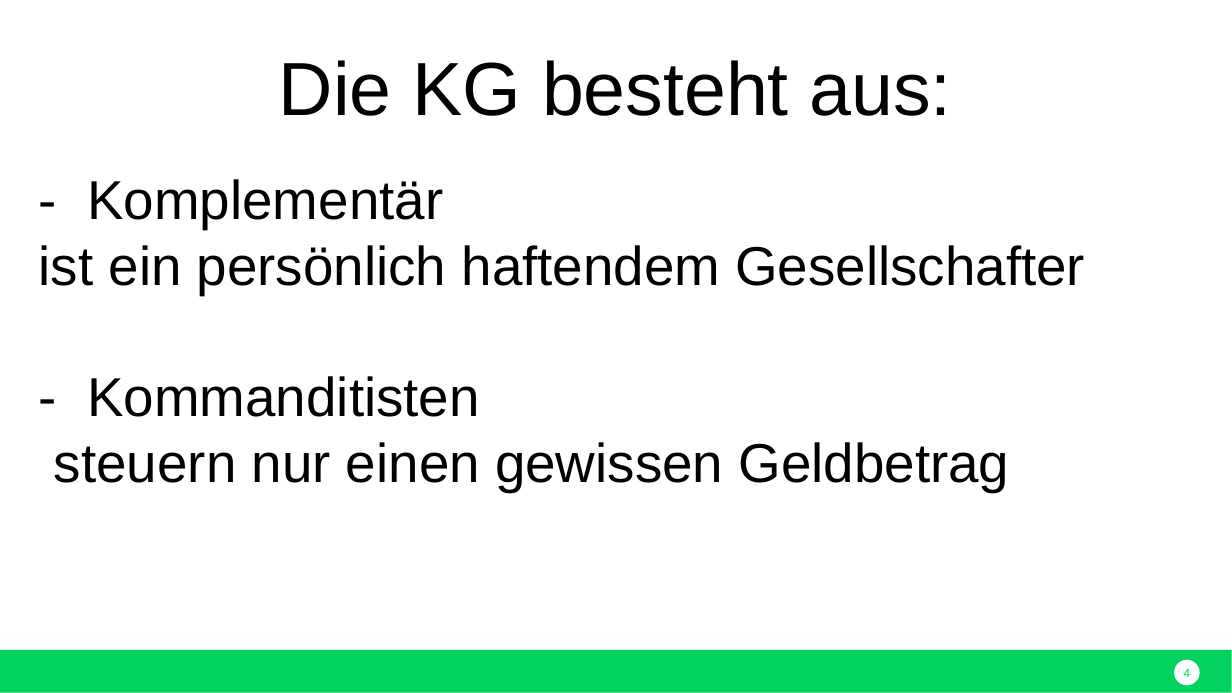
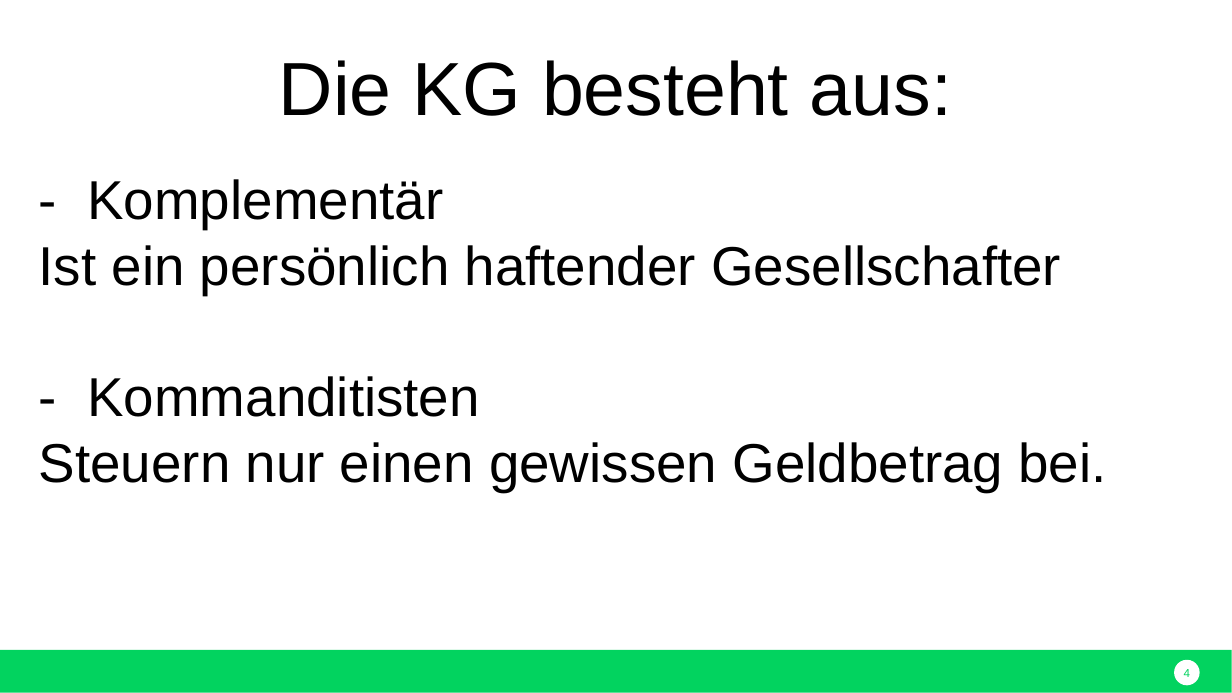
Before and after one commit to nodeg/exercises, a slide deck: slide 4 of Referat_BWP_KG_eugen.pptx. Drawn at 1232x693 pixels with LibreOffice and Linux fonts; fonts in the diff are those of the drawing. Boxes give left, top, right and bottom in pixels: in the first picture for what was removed or moved away, otherwise in the second. Text is boxed around its words. In the diff, an @@ line names an element or a change of style, - is before the commit and + after.

```diff
--- a/Referat_BWP_KG_eugen.pptx
+++ b/Referat_BWP_KG_eugen.pptx
@@ text at [39, 245, 1061, 295]: text changed @@
-ist ein persönlich haftendem Gesellschafter
+Ist ein persönlich haftender Gesellschafter
@@ text at [39, 442, 1106, 492]: text changed @@
-steuern nur einen gewissen Geldbetrag
+Steuern nur einen gewissen Geldbetrag bei.
```
Also in this commit, not shown: 2 other slides changed.
